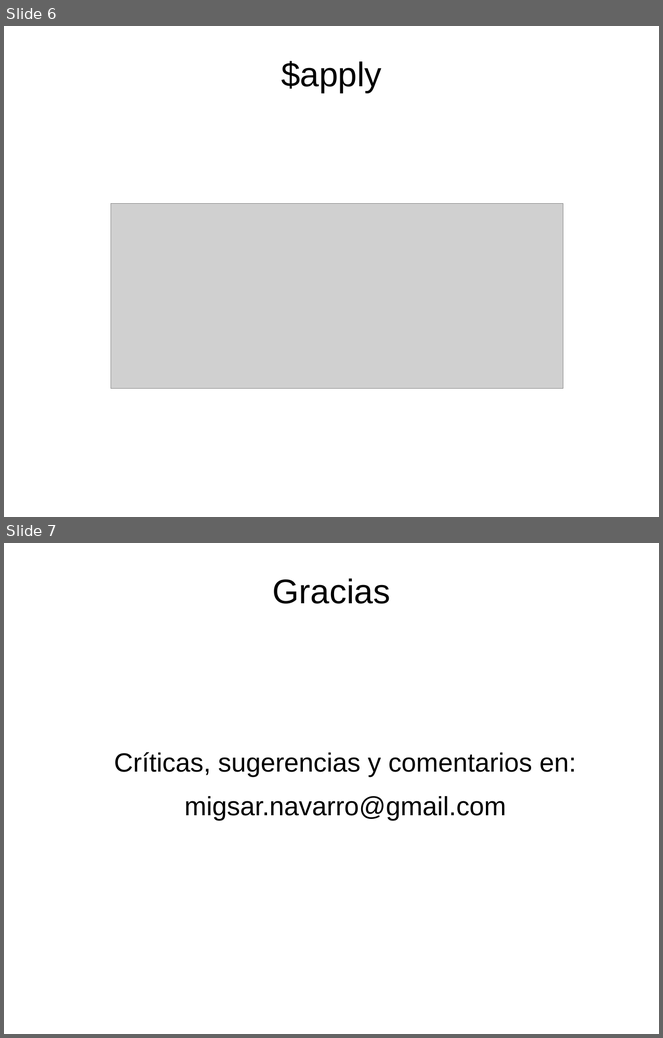
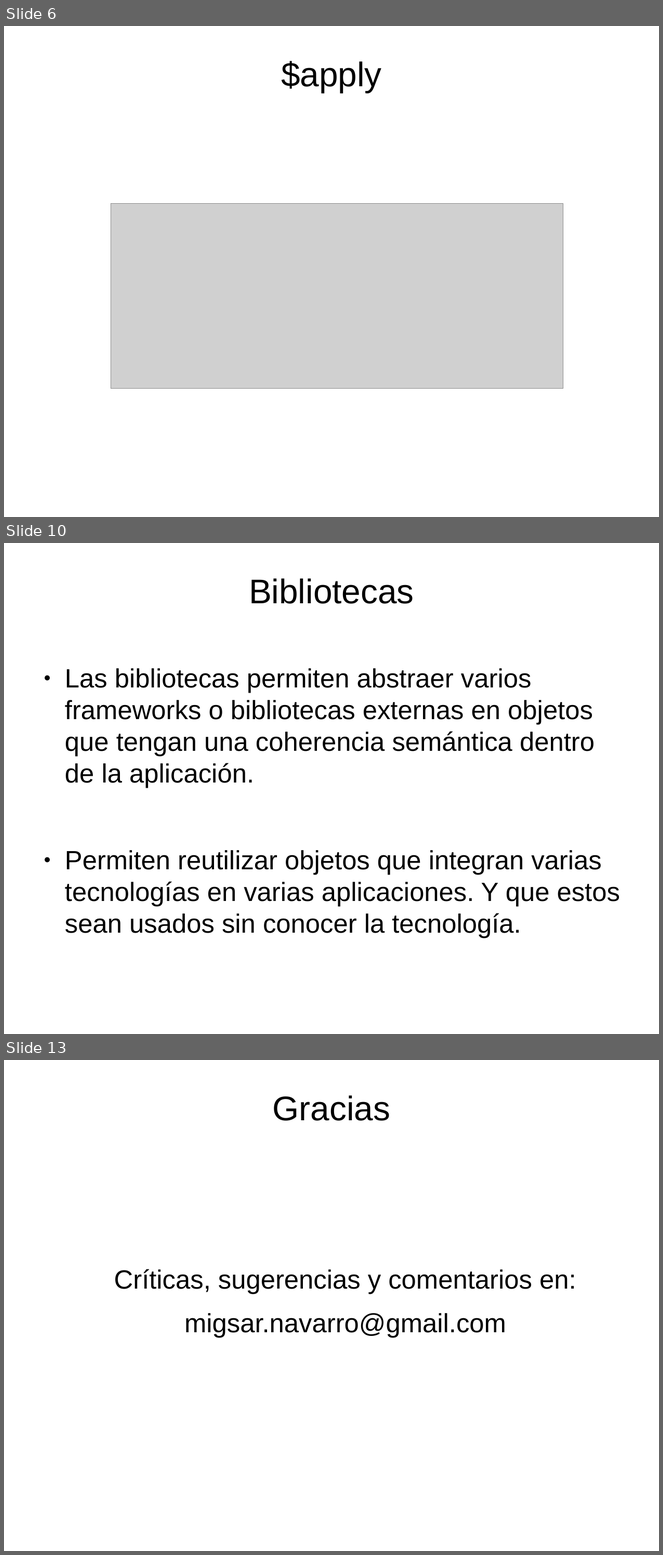
Before and after one commit to migh/mexico-city-webgl-meetup, a slide deck: 004/slideshow/002-Ng-Threejs-Websockets.odp. Shown one above the other, each under a label of ours: slides 6 and 7 before the commit, slides 6, 10 and 13 after it; the slides between them are not shown. The pictures are 663x1038 and 663x1555 pixels, drawn with LibreOffice and Linux fonts; fonts in the diff are those of the drawing; grey boxes stand for pictures; background and template pictures are left out. Boxes give left, top, right and bottom in pixels: in the first picture for what was removed or moved away, otherwise in the second. Text is boxed around its words. In the diff, an @@ line names an element or a change of style, - is before the commit and + after.

```diff
--- a/004/slideshow/002-Ng-Threejs-Websockets.odp
+++ b/004/slideshow/002-Ng-Threejs-Websockets.odp
@@ slide 10 added at <box>4,543,659,1034</box>, background picture (left out) @@
@@ title added at <box>249,578,414,604</box>, 41.4 pt, text #000000 @@
+Bibliotecas
@@ text added at <box>65,668,620,938</box>, 32 pt, text #000000 @@
+● Las bibliotecas permiten abstraer varios frameworks o bibliotecas externas en objetos que tengan una coherencia semántica dentro de la aplicación.
+● Permiten reutilizar objetos que integran varias tecnologías en varias aplicaciones. Y que estos sean usados sin conocer la tecnología.
@@ what was slide 7 is now slide 13 @@
```
Also in this commit, not shown: 5 other slides added, 4 other files.
